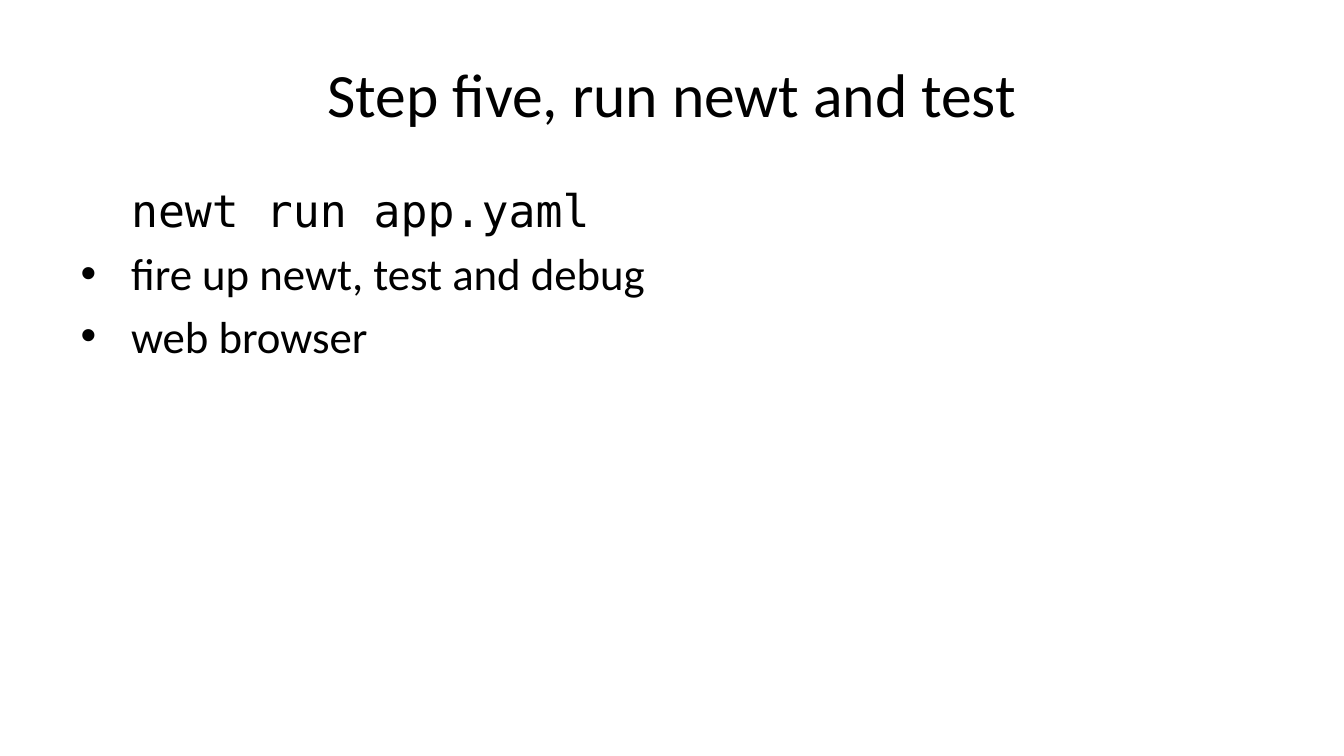
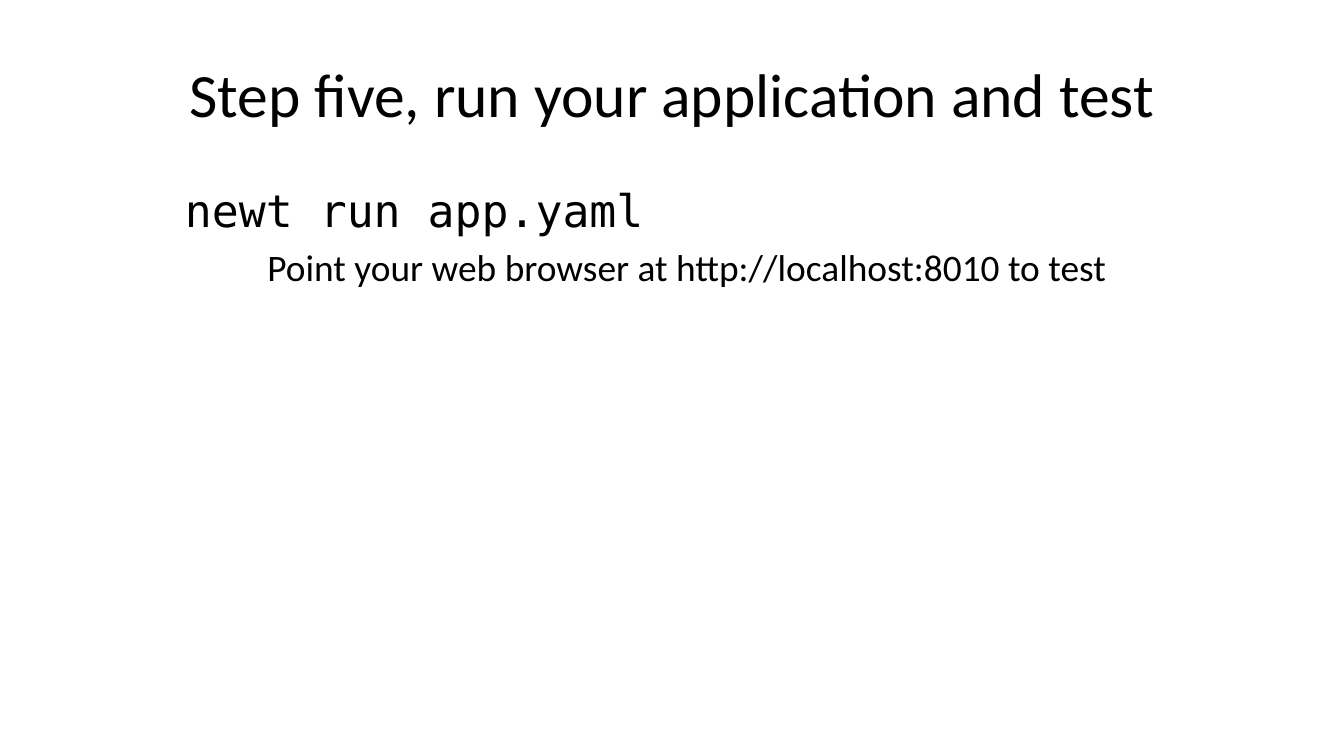
Before and after one commit to caltechlibrary/newt, a slide deck: slide 16 of presentation2/newt-p2.pptx (slide 21 before the commit). Drawn at 1344x756 pixels with LibreOffice and Linux fonts; fonts in the diff are those of the drawing. Boxes give left, top, right and bottom in pixels: in the first picture for what was removed or moved away, otherwise in the second. Text is boxed around its words. In the diff, an @@ line names an element or a change of style, - is before the commit and + after.

```diff
--- a/presentation2/newt-p2.pptx
+++ b/presentation2/newt-p2.pptx
@@ title at bbox=[189, 74, 1154, 127]: text changed @@
-Step five, run newt and test
+Step five, run your application and test
@@ text at bbox=[267, 255, 1105, 287]: text changed; size 24 to 20 pt @@
-• fire up newt, test and debug
-• web browser
+Point your web browser at http://localhost:8010 to test
```
Also in this commit, not shown: 16 other slides changed, 7 slides added, 10 slides removed, 4 other files.
